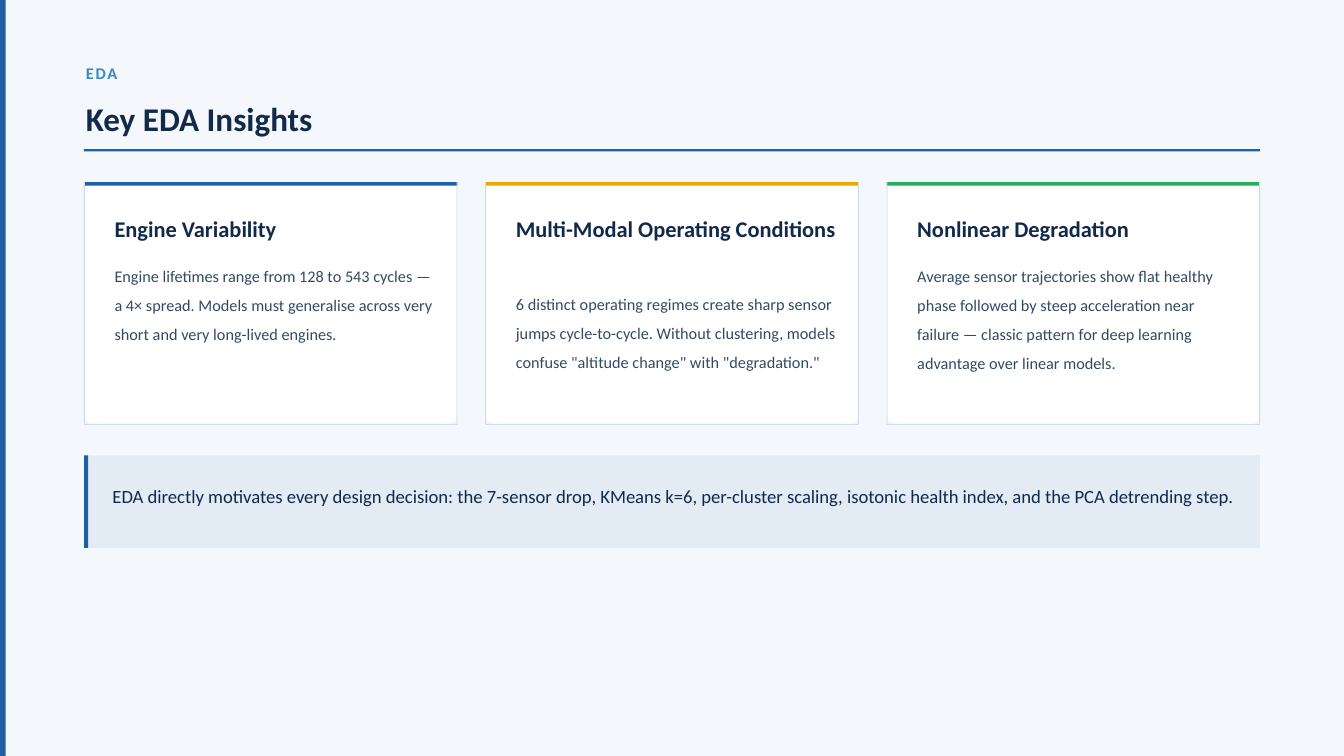
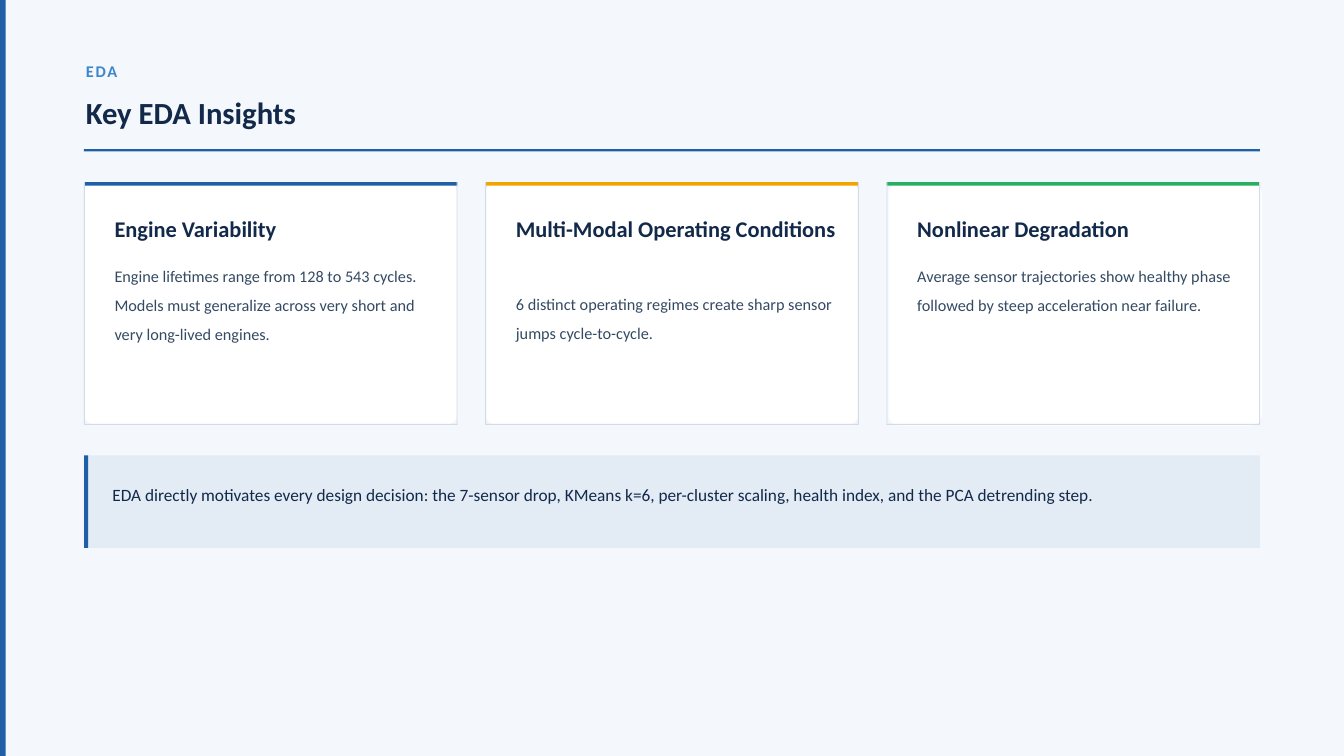
Before and after one commit to DhruvParmar051/Aircraft-Engine-Failure-Forecasting, a slide deck: slide 15 of AFM_ppt.pptx (slide 20 before the commit). Drawn at 1344x756 pixels with LibreOffice and Linux fonts; fonts in the diff are those of the drawing. Boxes give left, top, right and bottom in pixels: in the first picture for what was removed or moved away, otherwise in the second. Text is boxed around its words. In the diff, an @@ line names an element or a change of style, - is before the commit and + after.

```diff
--- a/AFM_ppt.pptx
+++ b/AFM_ppt.pptx
@@ text "EDA" at (x1=139, y1=104, x2=191, y2=124): line spacing 1 to 0.9 @@
@@ text "Key EDA Insights" at (x1=86, y1=102, x2=296, y2=129): size 35.5 to 32.8 pt; line spacing 1.1 to 1 @@
@@ text at (x1=115, y1=270, x2=416, y2=343): text changed @@
-Engine lifetimes range from 128 to 543 cycles — a 4× spread. Models must generalise across very short and very long-lived engines.
+Engine lifetimes range from 128 to 543 cycles. Models must generalize across very short and very long-lived engines.
@@ text at (x1=516, y1=298, x2=832, y2=342): text changed @@
-6 distinct operating regimes create sharp sensor jumps cycle-to-cycle. Without clustering, models confuse "altitude change" with "degradation."
+6 distinct operating regimes create sharp sensor jumps cycle-to-cycle.
@@ text at (x1=917, y1=270, x2=1230, y2=314): text changed @@
-Average sensor trajectories show flat healthy phase followed by steep acceleration near failure — classic pattern for deep learning advantage over linear models.
+Average sensor trajectories show healthy phase followed by steep acceleration near failure.
@@ text at (x1=112, y1=489, x2=1093, y2=504): text changed; size 19.9 to 18.4 pt @@
-EDA directly motivates every design decision: the 7-sensor drop, KMeans k=6, per-cluster scaling, isotonic health index, and the PCA detrending step.
+EDA directly motivates every design decision: the 7-sensor drop, KMeans k=6, per-cluster scaling, health index, and the PCA detrending step.
```
Also in this commit, not shown: 47 other slides changed, 1 slide added, 7 slides removed.
